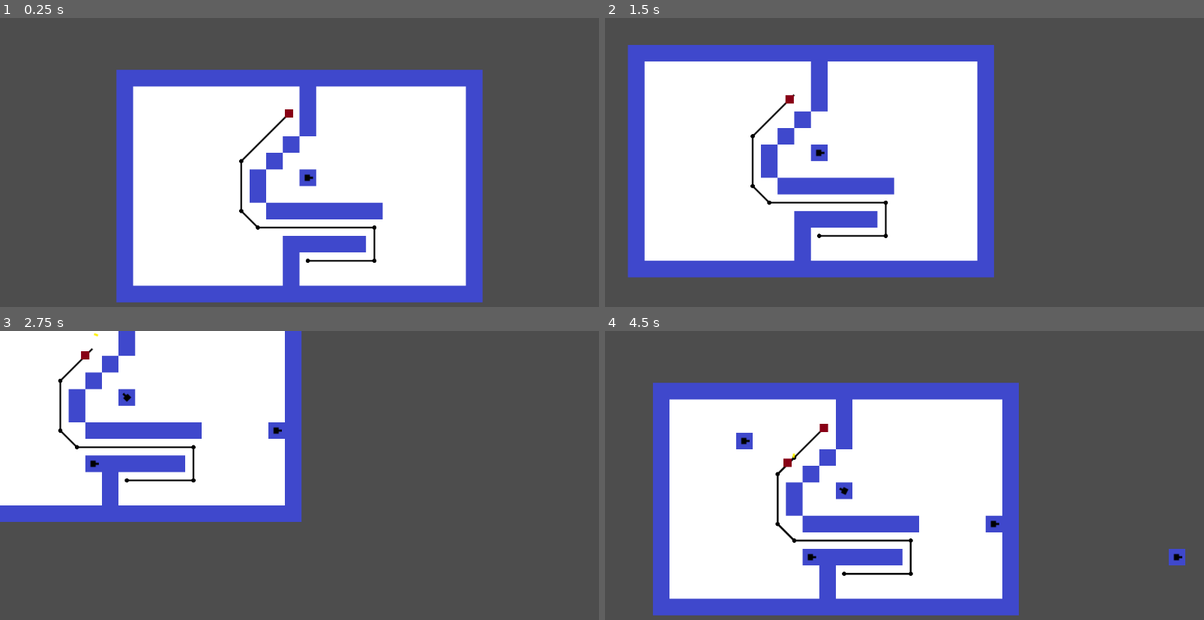
Above: before the commit, frames 1-4 (two rows, left to right).
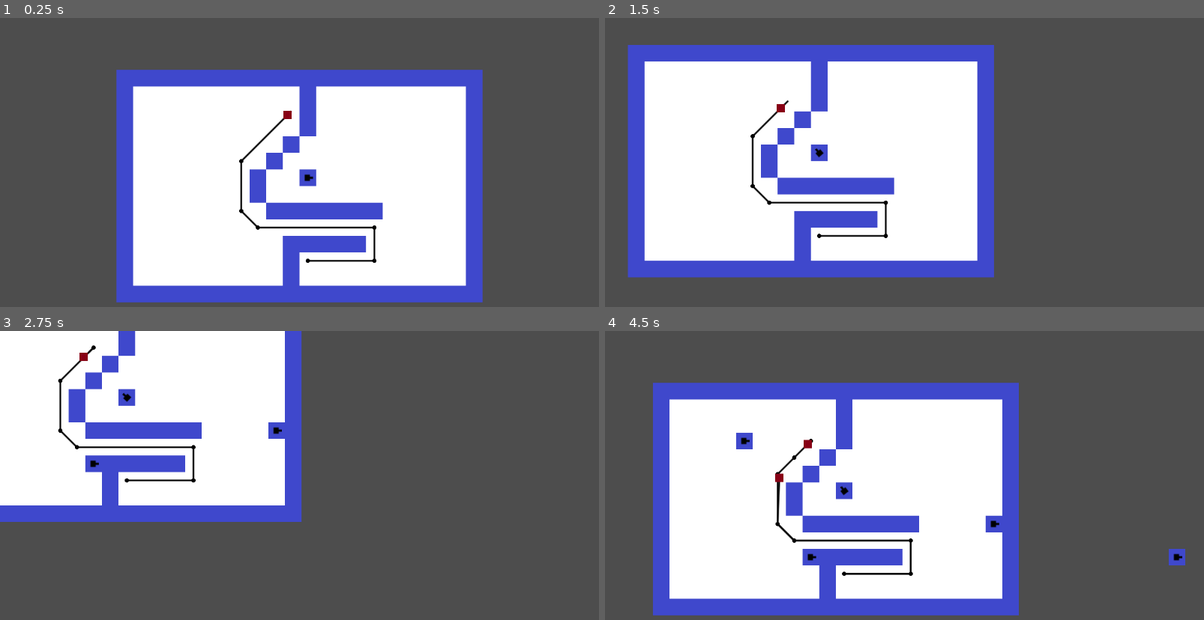
Above: after the commit, the same moments.

Repository: bartsides/TowerDefense
Game: Godot game, scene res://td.tscn
Same seed, same stepped clock (60 frames per second), same inputs: the game is played once before the commit and once after it.
Inputs (mouse positions are in pixels of both pictures, inside the frame that each line leads up to):
- Up to frame 1 (0.25 s): no input
- Up to frame 2 (1.5 s): move the mouse to (1036, 168) at 0.52 s; hold D (move_right) 0.53-1.28 s; hold 1 (1) 0.53-1.28 s; tap 2 (2) at 0.8, 1.35 s; move the mouse to (784, 202) at 1.27 s; hold S (move_down) from 1.28 s (still down)
- Up to frame 3 (2.75 s): click (179, 515) at 1.55 s; move the mouse to (359, 426) at 2.02 s; release S (move_down) at 2.03 s; press the mouse at (359, 426) at 2.03 s; hold D (move_right) from 2.03 s (still down); tap 1 (1) at 2.3 s
- Up to frame 4 (4.5 s): move the mouse to (874, 565) at 2.77 s; release D (move_right) at 2.78 s; release the mouse at (874, 565) at 2.78 s; hold W (move_up) 2.78-3.53 s; tap 1 (1) at 2.85 s; tap 2 (2) at 3.05 s; move the mouse to (1084, 550) at 3.52 s; hold 2 (2) 3.53-4.28 s; hold A (move_left) from 3.53 s (still down); click (1084, 550) at 3.8 s; move the mouse to (724, 449) at 4.27 s; click (724, 449) at 4.35 s

The runs differ from the first frame. In frame 1, less than 0.1% of the frame differs, in the area x 47-49%, y 31-35%; in frame 2, 0.1%; in frame 3, less than 0.1%; in frame 4, 0.3%, in the area x 28-41%, y 32-66%.

Commit message:
Enemy death
Enemies can now be killed

Diff:
--- a/bullet.gd
+++ b/bullet.gd
@@ -1,6 +1,8 @@
 extends RigidBody2D
 
 @export var LIFESPAN = 1.0
+
+var damage = 1.0
 
 # Called when the node enters the scene tree for the first time.
 func _ready():
@@ -12,3 +14,8 @@
 func _kill():
 	get_parent().remove_child(self)
 	queue_free()
+
+func _hit(body):
+	if body.is_enemy:
+		body.take_damage(damage)
+		call_deferred('_kill')
--- a/bullet.tscn
+++ b/bullet.tscn
@@ -8,6 +8,9 @@
 
 [node name="Bullet" type="RigidBody2D"]
 mass = 0.01
+continuous_cd = 1
+max_contacts_reported = 5
+contact_monitor = true
 script = ExtResource("1_lxdmn")
 
 [node name="Sprite2D" type="Sprite2D" parent="."]
@@ -19,4 +22,5 @@
 
 [node name="LifespanTimer" type="Timer" parent="."]
 
+[connection signal="body_entered" from="." to="." method="_hit"]
 [connection signal="timeout" from="LifespanTimer" to="." method="_kill"]
--- a/enemy.gd
+++ b/enemy.gd
@@ -2,10 +2,12 @@
 
 class_name Enemy
 
-@export var SPEED = .2
+@export var SPEED = 20
 @export var DISTANCE_MARGIN = 3
 @export var HEALTH = 10
 
+var is_enemy = true
+var health = 10
 var number : int
 var half_cell_size
 var map
@@ -18,24 +20,24 @@
 	half_cell_size = td.CELL_SIZE / 2
 	update_nav()
 
-func _physics_process(_delta):
-	follow_path()
+func _physics_process(delta):
+	follow_path(delta)
 
 func update_nav():
 	var end = td.get_node("End") as Marker2D
 	var astar_grid = td.astar_grid as AStarGrid2D
 
-	var navStart = map.local_to_map(position)
-	var navEnd = map.local_to_map(end.position)
-	path = astar_grid.get_point_path(navStart, navEnd)
-	if len(path) > 0 && Vector2i(path[0]) == navStart:
+	var nav_start = map.local_to_map(position)
+	var nav_end = map.local_to_map(end.position)
+	path = astar_grid.get_point_path(nav_start, nav_end)
+	if len(path) > 0 && Vector2i(path[0]) == nav_start:
 		path.remove_at(0)
 	for i in range(0, len(path)):
 		path[i] = map.to_global(path[i]) + Vector2(half_cell_size, half_cell_size)
 
-func follow_path():
+func follow_path(delta):
 	if path.size() <= 0:
-		kill()
+		call_deferred('kill') # TODO: Handle enemy reaching end better
 		return
 	var point = path[0]
 	if position.distance_to(point) <= DISTANCE_MARGIN:
@@ -43,8 +45,13 @@
 		if path.size() <= 0:
 			return
 		point = path[0]
-	position = position.move_toward(point, SPEED)
+	position = position.move_toward(point, SPEED * delta)
 	move_and_slide()
 
 func kill():
 	get_node("/root/TD").enemy_killed(self)
+
+func take_damage(damage):
+	health -= damage
+	if health <= 0:
+		call_deferred('kill')
--- a/enemy.tscn
+++ b/enemy.tscn
@@ -1,9 +1,12 @@
-[gd_scene load_steps=4 format=3 uid="uid://lfp4ldguca3u"]
+[gd_scene load_steps=5 format=3 uid="uid://lfp4ldguca3u"]
 
 [ext_resource type="Script" path="res://enemy.gd" id="1_evcp5"]
 [ext_resource type="Texture2D" uid="uid://de004lif5mktr" path="res://assets/red.png" id="1_q5ksq"]
 
 [sub_resource type="RectangleShape2D" id="RectangleShape2D_gtovr"]
+size = Vector2(8, 8)
+
+[sub_resource type="RectangleShape2D" id="RectangleShape2D_fm4mf"]
 size = Vector2(8, 8)
 
 [node name="Enemy" type="CharacterBody2D"]
@@ -19,3 +22,4 @@
 [node name="Area2D" type="Area2D" parent="."]
 
 [node name="CollisionShape2D" type="CollisionShape2D" parent="Area2D"]
+shape = SubResource("RectangleShape2D_fm4mf")
--- a/turret.gd
+++ b/turret.gd
@@ -5,7 +5,7 @@
 @export var AIM_STYLE = AIM_STYLES.FIRST
 @export var ATTACK_RANGE = 60
 @export var ATTACK_TIME = 1.0
-@export var DAMAGE = 1.0
+@export var DAMAGE = 3.0
 @export var BULLET_SPEED = 100.0
 
 var bullet_scene = preload("res://bullet.tscn")
@@ -72,6 +72,7 @@
 		return
 	var direction = position.direction_to(target_enemy.position)
 	var bullet = bullet_scene.instantiate()
+	bullet.damage = DAMAGE
 	bullet.visible = true
 	bullet.look_at(target_enemy.position)
 	bullet.apply_central_force(direction * BULLET_SPEED)
